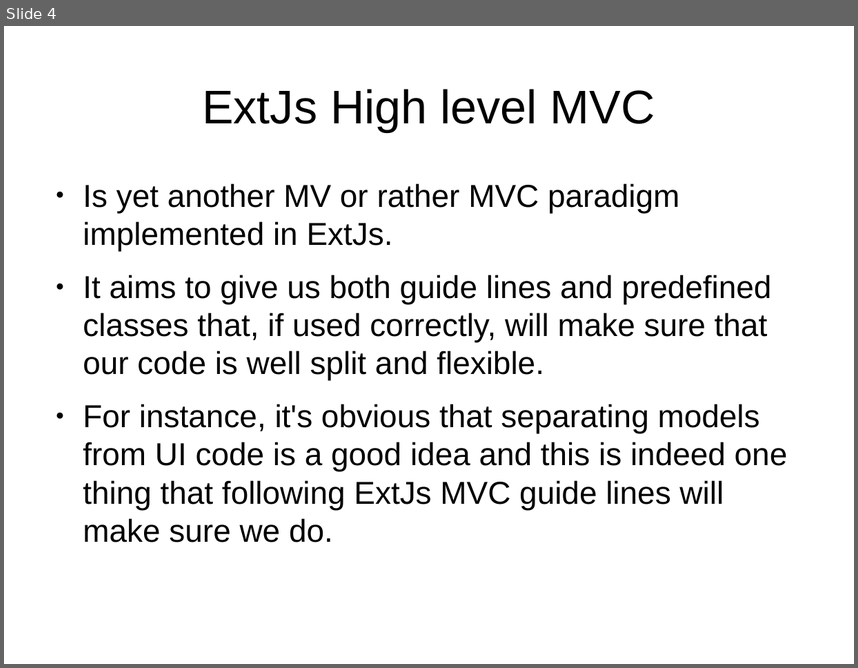
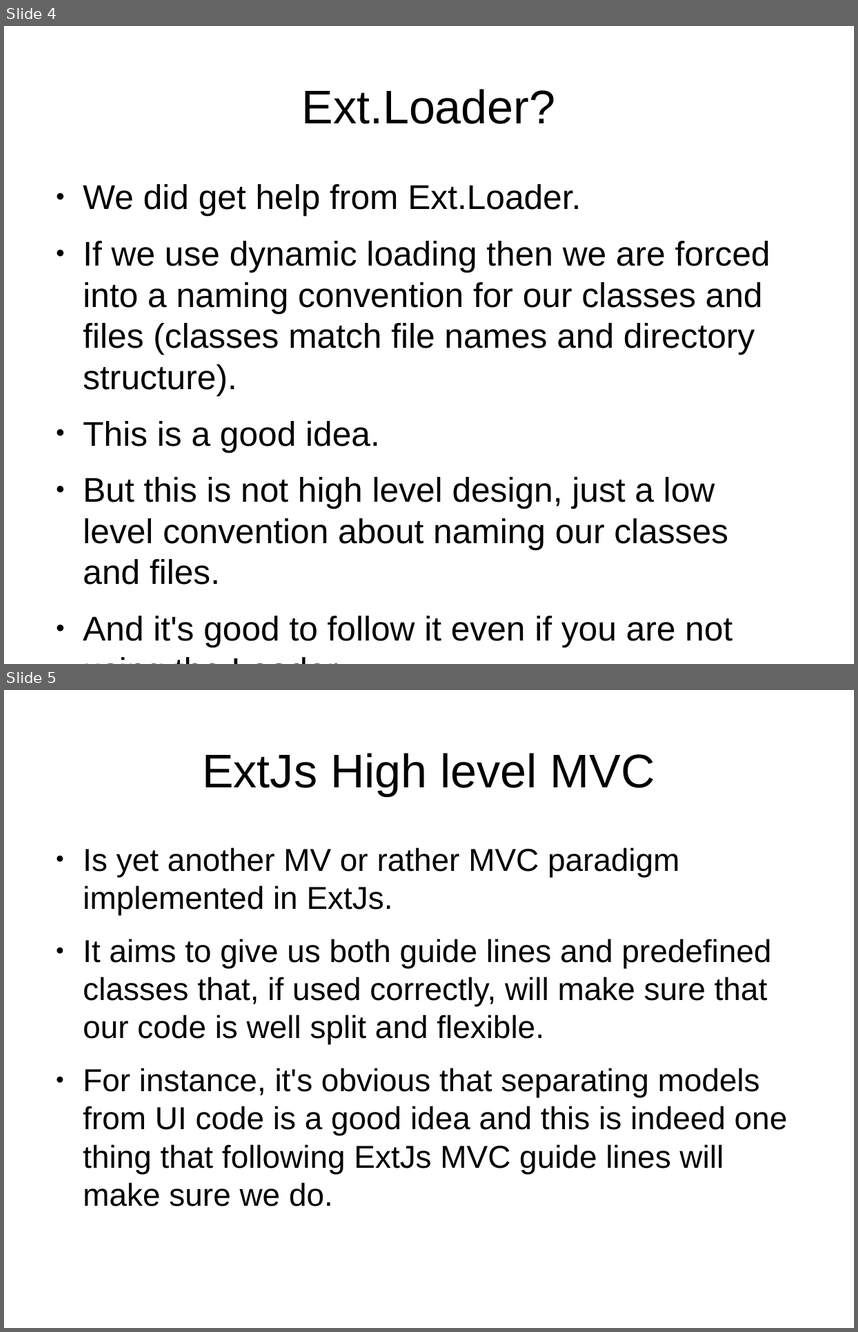
Before and after one commit to veltzer/demos, a slide deck: javascript/extjs/doc/extjs_mvc.odp. Shown one above the other, each under a label of ours: slide 4 before the commit, slides 4 and 5 after it. The pictures are 858x668 and 858x1332 pixels, drawn with LibreOffice and Linux fonts; fonts in the diff are those of the drawing. Boxes give left, top, right and bottom in pixels: in the first picture for what was removed or moved away, otherwise in the second. Text is boxed around its words. In the diff, an @@ line names an element or a change of style, - is before the commit and + after.

```diff
--- a/javascript/extjs/doc/extjs_mvc.odp
+++ b/javascript/extjs/doc/extjs_mvc.odp
@@ slide 4 added at <box>4,26,854,664</box>, background #FFFFFF @@
@@ title added at <box>302,89,556,124</box>, 44 pt, text #000000 @@
+Ext.Loader?
@@ text added at <box>83,184,771,647</box>, 32 pt, text #000000 @@
+● We did get help from Ext.Loader.
+● If we use dynamic loading then we are forced into a naming convention for our classes and files (classes match file names and directory structure).
+● This is a good idea.
+● But this is not high level design, just a low level convention about naming our classes and files.
+● And it's good to follow it even if you are not using the Loader.
@@ what was slide 4 is now slide 5 @@
```
Also in this commit, not shown: 1 slide removed, 2 other files.
